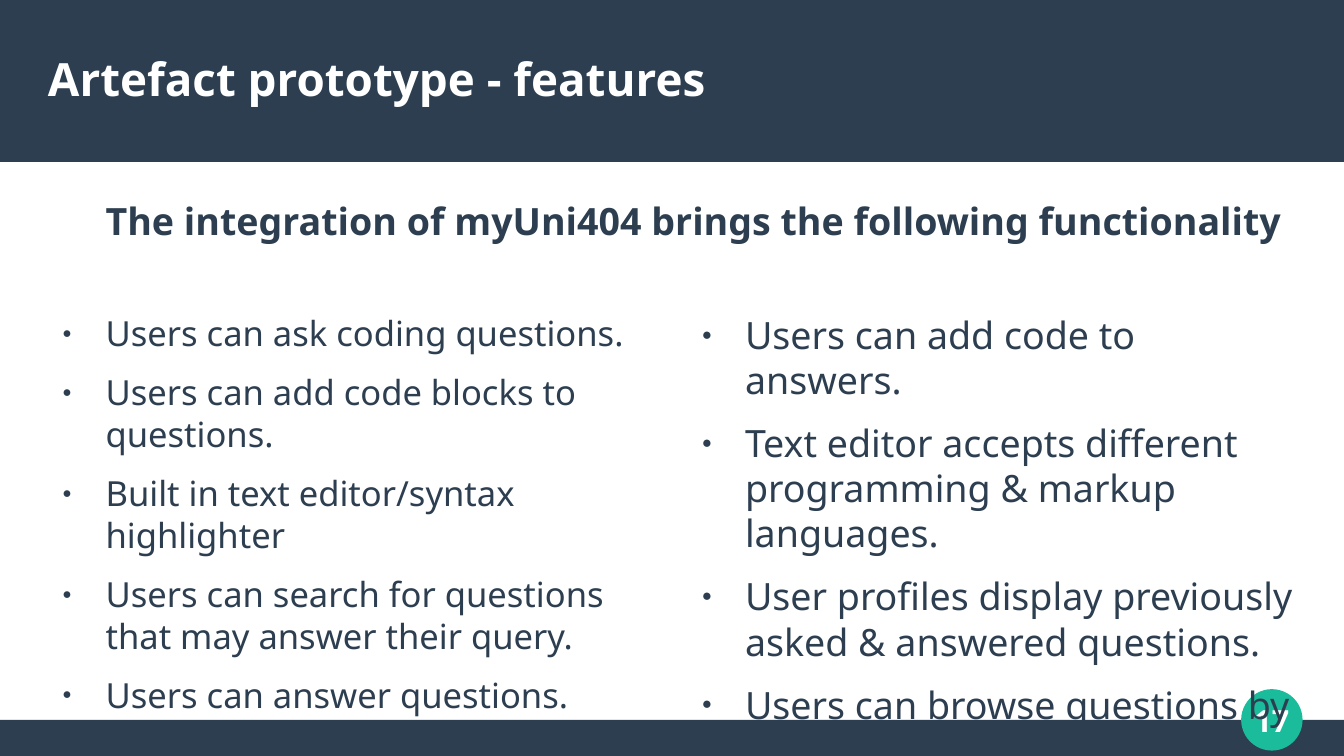
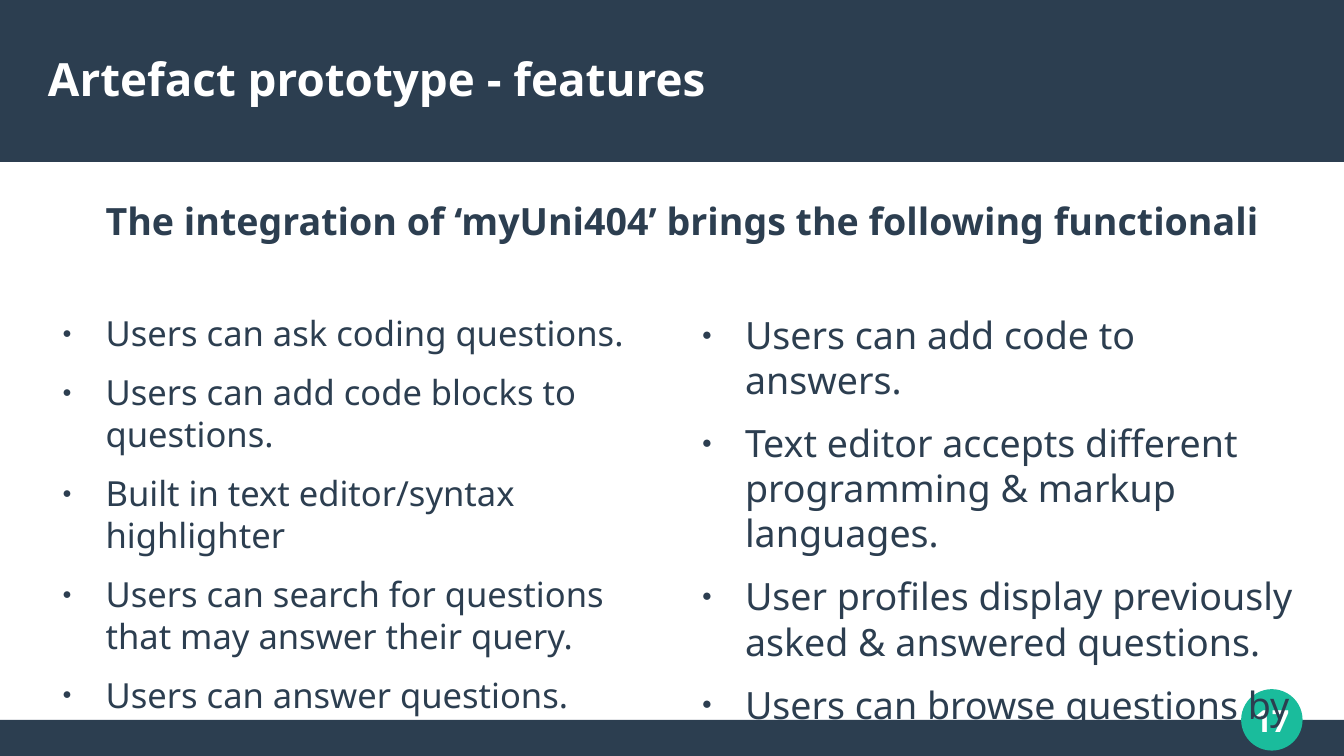
Before and after one commit to dannydaley/myUniSocial, a slide deck: slide 17 of Documentation/COMP320 PRESENTATION.odp. Drawn at 1344x756 pixels with LibreOffice and Linux fonts; fonts in the diff are those of the drawing. Boxes give left, top, right and bottom in pixels: in the first picture for what was removed or moved away, otherwise in the second. Text is boxed around its words. In the diff, an @@ line names an element or a change of style, - is before the commit and + after.

```diff
--- a/Documentation/COMP320 PRESENTATION.odp
+++ b/Documentation/COMP320 PRESENTATION.odp
@@ text at [106,206,1259,244]: text changed @@
-The integration of myUni404 brings the following functionality
+The integration of ‘myUni404’ brings the following functionali
```
Also in this commit, not shown: 6 other slides changed, 1 other file.
